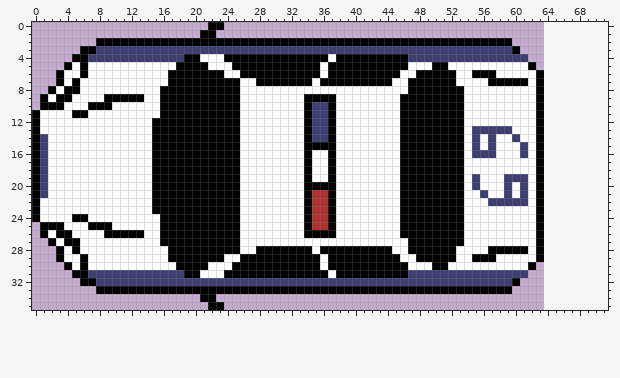
One commit to this sprite sheet: assets/vehicles/police_cruiser.png. The picture above is the old version.
The file is 64x36 pixels. The old version is drawn lined up with the new one, on the new canvas.
And afterwards:
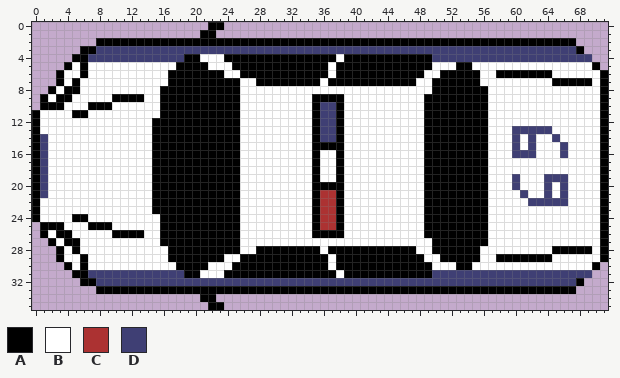
Palette (. is transparent): A #000000  B #ffffff  C #ac3232  D #3f3f74
Commit message: updated textures import and police cruiser sprite
The edit:
canvas 64x36 -> 72x36
Changed rows in their new state; - is an unchanged pixel.
first column x 9:
 2 ---------------------------------------------------AAAAAAAA----
 3 ---------------------------------------------------DDDDDDDDA---
 4 ----------------------------AB--------AAA------------DDDDDDDD--
 5 ---------------------------AB---------AAABB-AA-------BBBBBBBBA-
 6 ---------------------------AB--------AA-BB--AA-BBAAAAA-ABBBBBBA
 7 --------------------------AB--------AA-BB---AAA-BBBBB-BBAAAAABA
 8 --------------------------------------BBB----AAA------BBBBBBBBA
 9 B------------------------B---A-------BBB-----AAA------BBBBBBBBA
10 -------------------------BA-DA-------BBB-----AAA------BBBBBBBBA
11 -------------------------BA-DA-------BBB-----AAA------BBBBBBBBA
12 -------------------------BA-DA-------BBB-----AAA------BBBBBBBBA
13 -------------------------BA-DA-------BBB-----AAABBBDDDDDBBBBBBA
14 -------------------------BA-DA-------BBB-----AAAB----DBBDBBBBBA
15 -------------------------B---A-------BBB-----AAAB--DBDBBBDBBBBA
16 -------------------------BA-BA-------BBB-----AAAB--D-DBBBDBBBBA
17 -------------------------BA-BA-------BBB-----AAA------BBBBBBBBA
18 -------------------------BA-BA-------BBB-----AAA------BBBBBBBBA
19 -------------------------BA-BA-------BBB-----AAA--B-B-BDDDBBBBA
20 -------------------------B---A-------BBB-----AAA--BDB-BDBDBBBBA
21 -------------------------BA-CA-------BBB-----AAA--B---BDBDBBBBA
22 -------------------------BA-CA-------BBB-----AAABBBBBDDDDDBBBBA
23 -------------------------BA-CA-------BBB-----AAA------BBBBBBBBA
24 -------------------------BA-CA-------BBB-----AAA------BBBBBBBBA
25 -------------------------BA-CA-------BBB-----AAA------BBBBBBBBA
26 B------------------------B---A-------BBB-----AAA------BBBBBBBBA
27 --------------------------------------BBB----AAA------BBBBBBBBA
28 --------------------------AB--------AA-BB---AAA-BBBBB-BBAAAAABA
29 ---------------------------AB--------AA-BB--AA-BBAAAAA-ABBBBBBA
30 ---------------------------AB---------AAABB-AA-------BBBBBBBBA-
31 ----------------------------AB--------AAA------------DDDDDDDD--
32 ---------------------------------------------------DDDDDDDDA---
33 ---------------------------------------------------AAAAAAAA----
Changed places in both pictures, as pixel boxes (x1, y1, x2, y2):
changed: (392, 38, 608, 294)
changed: (304, 54, 344, 278)
changed: (104, 94, 112, 102)
changed: (104, 230, 112, 238)
